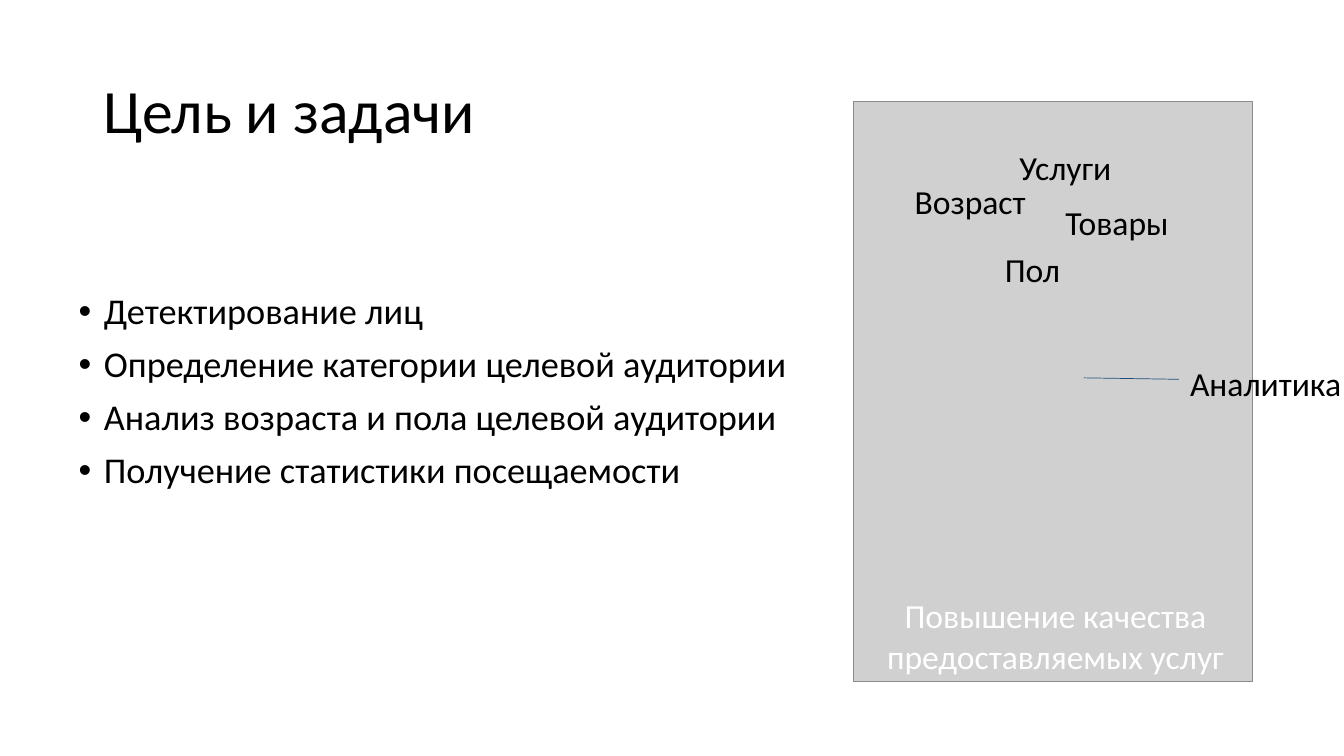
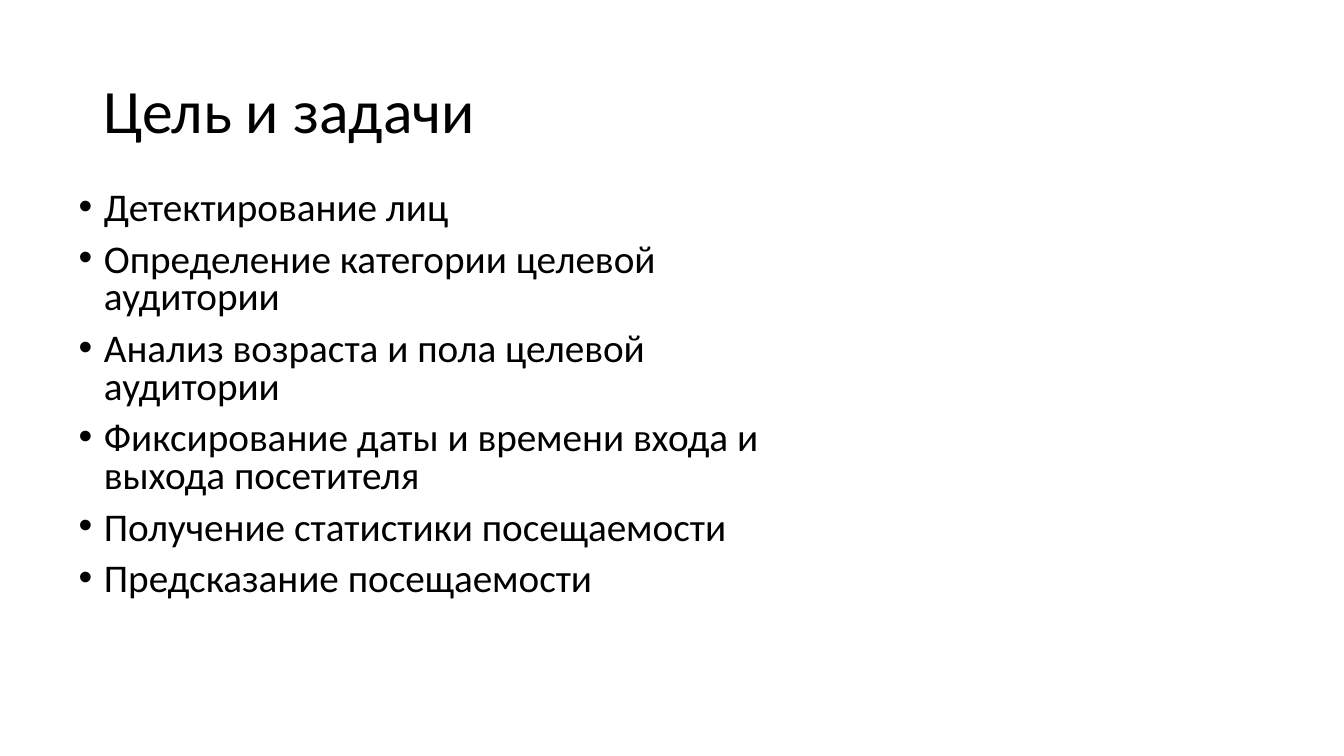
Before and after one commit to vadikko2/Hack_university, a slide deck: slide 3 of Hack_present - 2.pptx. Drawn at 1344x756 pixels with LibreOffice and Linux fonts; fonts in the diff are those of the drawing; grey boxes stand for pictures. Boxes give left, top, right and bottom in pixels: in the first picture for what was removed or moved away, otherwise in the second. Text is boxed around its words. In the diff, an @@ line names an element or a change of style, - is before the commit and + after.

```diff
--- a/Hack_present - 2.pptx
+++ b/Hack_present - 2.pptx
@@ picture removed at <box>854,102,1253,683</box> @@
@@ text removed at <box>1019,158,1111,186</box> @@
-Услуги
@@ text "Детектирование лиц": place and size @@
-text "Детектирование лиц" at <box>104,300,786,489</box>
+text "Детектирование лиц" at <box>104,196,758,599</box>
@@ text at <box>104,196,726,548</box>: size 25.9 to 28 pt in "Детектирование лиц", "Определение категории целевой аудитории", "Анализ возраста и пола целевой аудитории", "Получение статистики посещаемости"; line spacing 0.9 to 0.8 @@
@@ text removed at <box>915,192,1026,220</box> @@
-Возраст
@@ text removed at <box>1065,213,1168,241</box> @@
-Товары
@@ text removed at <box>1005,260,1060,283</box> @@
-Пол
@@ line removed from (1084, 378) to (1180, 379) @@
@@ text removed at <box>1190,368,1341,404</box> @@
-Аналитика
@@ text at <box>104,424,758,496</box>: paragraph added @@
+• Фиксирование даты и времени входа и выхода посетителя
@@ text at <box>104,567,592,599</box>: paragraph added @@
+• Предсказание посещаемости
@@ text removed at <box>887,607,1224,674</box> @@
-Повышение качества предоставляемых услуг
```
Also in this commit, not shown: 3 other slides changed, 2 slides added, 1 slide removed, 2 other files.
